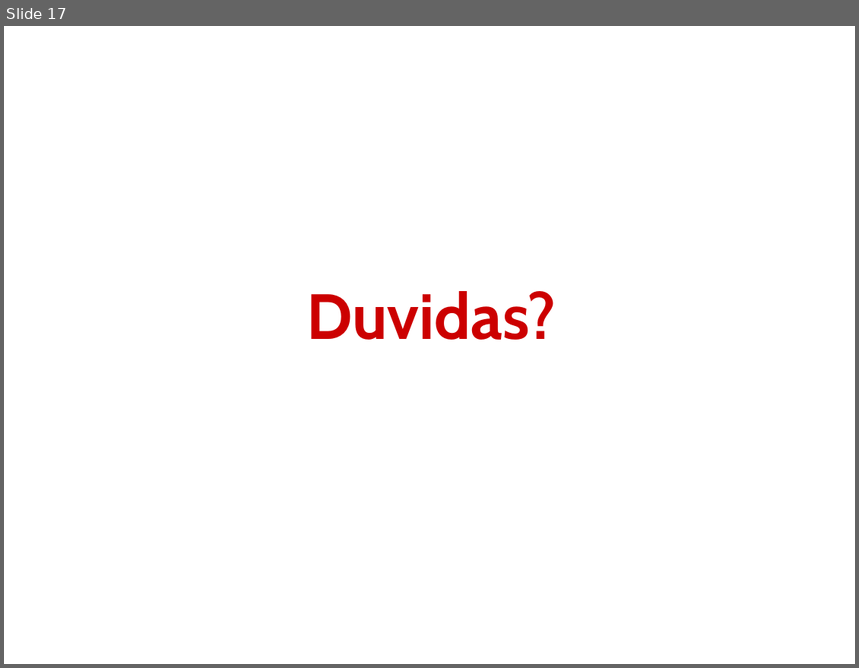
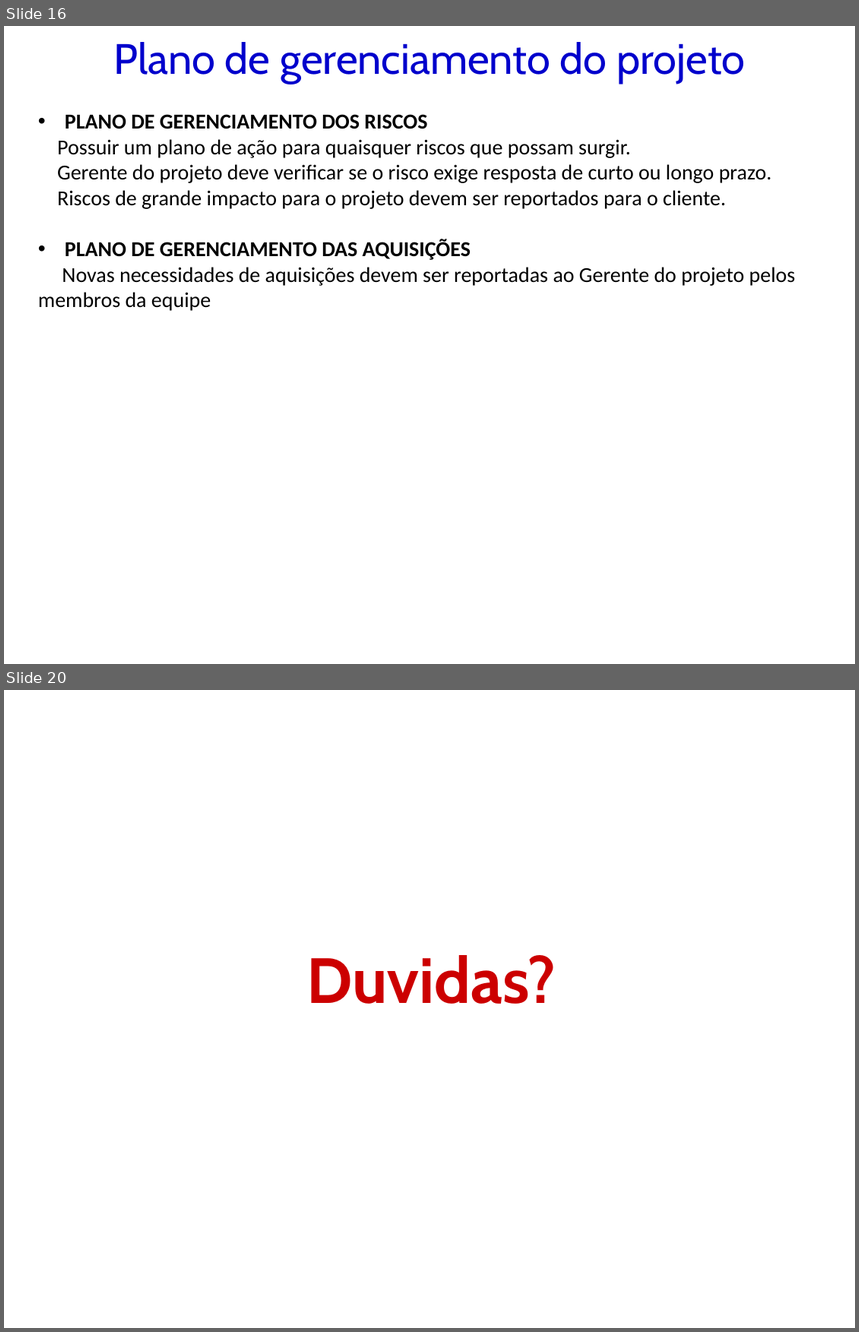
Before and after one commit to kokmz/TCCHUE, a slide deck: Arquivos do Anselmo preencidos - Semestre passado/GPS_2014_Modelo de Apresentação_PI.pptx. Shown one above the other, each under a label of ours: slide 17 before the commit, slides 16 and 20 after it; the slides between them are not shown. The pictures are 859x668 and 859x1332 pixels, drawn with LibreOffice and Linux fonts; fonts in the diff are those of the drawing; background and template pictures are left out. Boxes give left, top, right and bottom in pixels: in the first picture for what was removed or moved away, otherwise in the second. Text is boxed around its words. In the diff, an @@ line names an element or a change of style, - is before the commit and + after.

```diff
--- a/Arquivos do Anselmo preencidos - Semestre passado/GPS_2014_Modelo de Apresentação_PI.pptx
+++ b/Arquivos do Anselmo preencidos - Semestre passado/GPS_2014_Modelo de Apresentação_PI.pptx
@@ slide 16 added at [4, 26, 855, 664], background picture (left out) @@
@@ title added at [113, 42, 745, 83], 36 pt, text #0000CC @@
+Plano de gerenciamento do projeto
@@ text added at [38, 114, 796, 311], 18 pt, text #000000 @@
+  • PLANO DE GERENCIAMENTO DOS RISCOS
+  Possuir um plano de ação para quaisquer riscos que possam surgir.
+  Gerente do projeto deve verificar se o risco exige resposta de curto ou longo prazo.
+  Riscos de grande impacto para o projeto devem ser reportados para o cliente.
+  • PLANO DE GERENCIAMENTO DAS AQUISIÇÕES
+  Novas necessidades de aquisições devem ser reportadas ao Gerente do projeto pelos membros da equipe
@@ what was slide 17 is now slide 20 @@
```
Also in this commit, not shown: 9 slides changed, 7 other slides added, 5 slides removed, 1 other file.
